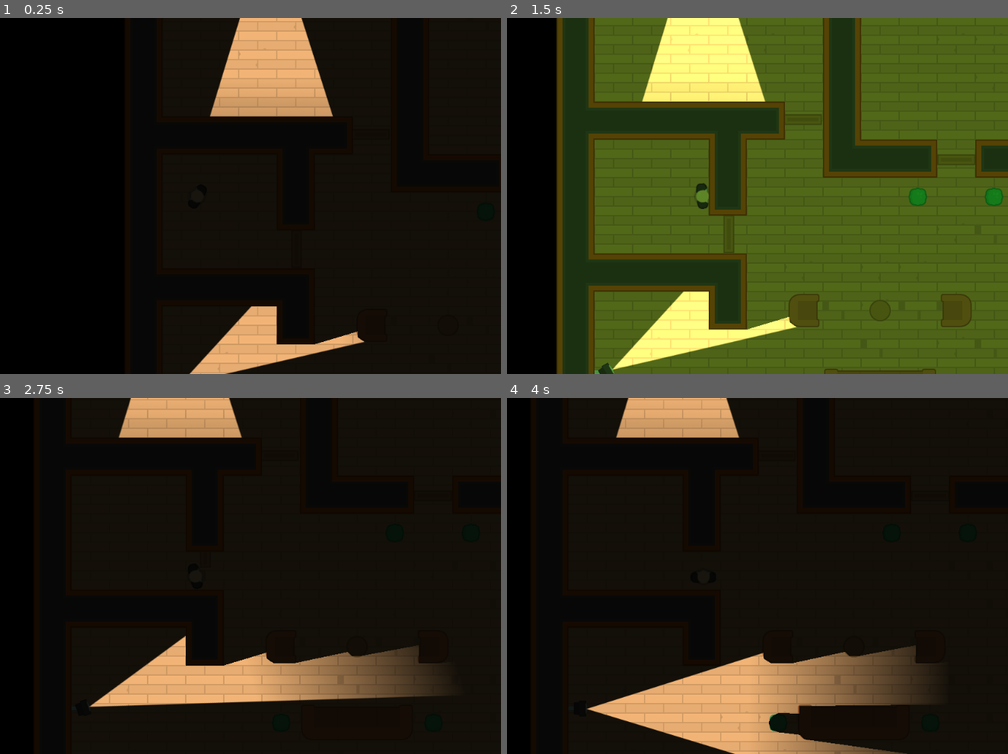
Above: before the commit, frames 1-4 (two rows, left to right).
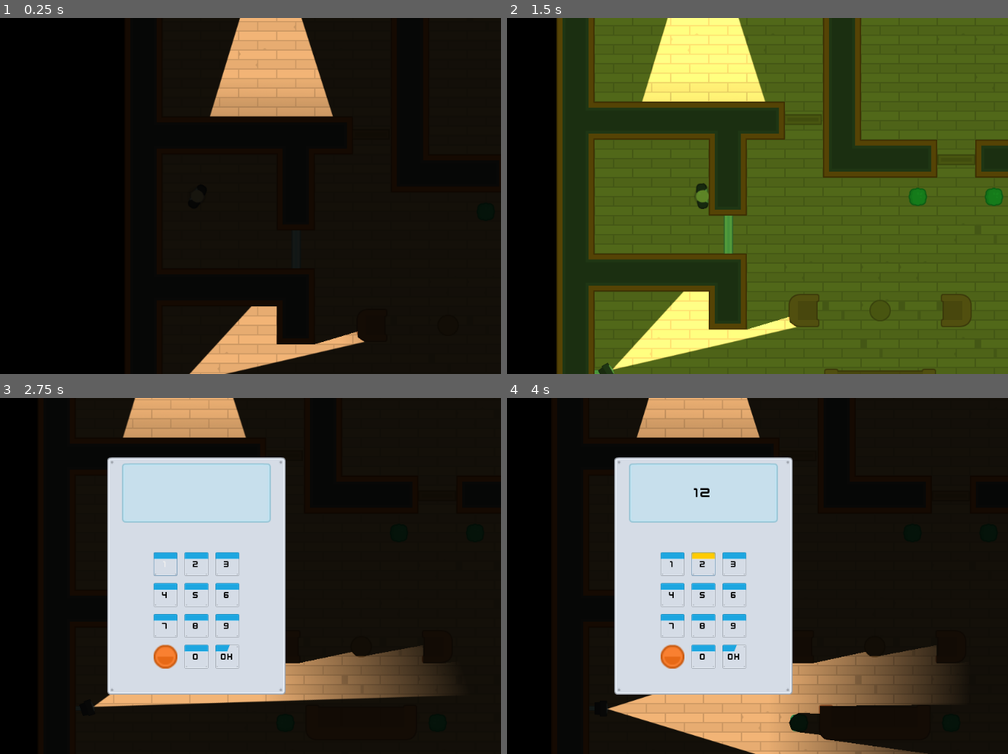
Above: after the commit, the same moments.

Repository: ColinJWright/HeistMeisters
Game: Godot game, scene res://Levels/Level1.tscn
Two runs of this game, one before a commit and one after it. Both use one fixed random seed, a clock stepped at 60 frames per second and the inputs below.
Inputs (mouse positions are in pixels of both pictures, inside the frame that each line leads up to):
- Up to frame 1 (0.25 s): no input
- Up to frame 2 (1.5 s): tap Enter at 0.5 s; move the mouse to (877, 135) at 0.52 s; hold D (move_right) 0.53-1.28 s; tap Space (toggle_vision_mode) at 0.6, 1.35 s; click (877, 135) at 0.67 s; move the mouse to (957, 174) at 1.27 s; hold S (move_down) from 1.28 s (still down); click (957, 174) at 1.42 s
- Up to frame 3 (2.75 s): move the mouse to (220, 568) at 2.02 s; release S (move_down) at 2.03 s; hold D (move_right) from 2.03 s (still down); tap Space (toggle_vision_mode) at 2.1 s; click (220, 568) at 2.17 s
- Up to frame 4 (4 s): release D (move_right) at 2.75 s; click (672, 565) at 2.75 s, where only the run after the commit has a clickable "1"; click (702, 565) at 3.5 s, where only the run after the commit has a clickable "2"

The runs differ from the first frame. In frame 2, 0.2% of the frame differs, in the area x 43-46%, y 55-67%; in frame 3, 24%; in frame 4, 27%, in the area x 15-89%, y 0-100%.
Error in both runs: Invalid get index '0' (on base: 'PoolVector2Array'). (res://Characters/NPCs/Guard.gd:23)

Commit message:
Lesson 59 complete. More work on number pads and combinations

Diff:
--- a/Doors/LockedDoor.gd
+++ b/Doors/LockedDoor.gd
@@ -8,3 +8,8 @@
 	if body.collision_layer == 1:
 		can_click = false
 		$CanvasLayer/Numpad.hide()
+
+
+func _on_Numpad_combination_correct():
+	open()
+	$CanvasLayer/Numpad.hide()
--- a/Doors/LockedDoor.tscn
+++ b/Doors/LockedDoor.tscn
@@ -16,3 +16,4 @@
 [node name="Numpad" parent="CanvasLayer" index="0" instance=ExtResource( 3 )]
 margin_right = 300.0
 margin_bottom = 400.0
+[connection signal="combination_correct" from="CanvasLayer/Numpad" to="." method="_on_Numpad_combination_correct"]
--- /dev/null
+++ b/Interface/Numpad.gd
@@ -0,0 +1,60 @@
+extends Popup
+
+var combination = [0,4,5,1]
+var guess = []
+
+onready var display = $VBoxContainer/DisplayContainer/Display
+onready var light = $VBoxContainer/ButtonContainer/GridContainer/StatusLight
+
+signal combination_correct
+
+func _ready():
+	connect_buttons()
+	reset_lock()
+
+func connect_buttons():
+	for child in $VBoxContainer/ButtonContainer/GridContainer.get_children():
+		if child is Button:
+			child.connect("pressed", self, "Button_pressed", [child.text])
+
+
+func Button_pressed(button):
+	if button == "OK":
+		check_guess()
+	else:
+		enter(int(button))
+
+
+func check_guess():
+	if guess == combination:
+		$AudioStreamPlayer.stream = load("res://SFX/threeTone1.ogg")
+		$AudioStreamPlayer.play()
+		light.texture = load("res://GFX/Interface/PNG/dotGreen.png")
+		$Timer.start()
+	else:
+		reset_lock()
+
+
+func enter(button):
+	$AudioStreamPlayer.stream = load("res://SFX/twoTone1.ogg")
+	$AudioStreamPlayer.play()
+	guess.append(button)
+	update_display()
+
+
+func update_display():
+	display.text = PoolStringArray(guess).join("")
+	if guess.size() == combination.size():
+		check_guess()
+
+
+
+func reset_lock():
+	light.texture = load("res://GFX/Interface/PNG/dotRed.png")
+	display.text = ""
+	guess.clear()
+
+
+func _on_Timer_timeout():
+	emit_signal("combination_correct")
+	reset_lock()
--- a/Interface/Numpad.tscn
+++ b/Interface/Numpad.tscn
@@ -11,22 +11,23 @@
 [ext_resource path="res://Interface/button_hover_style.tres" type="StyleBox" id=9]
 [ext_resource path="res://Interface/button_normal_style.tres" type="StyleBox" id=10]
 [ext_resource path="res://Interface/button_pressed_style.tres" type="StyleBox" id=11]
-
-[sub_resource type="DynamicFont" id=3]
+[ext_resource path="res://Interface/Numpad.gd" type="Script" id=12]
+
+[sub_resource type="DynamicFont" id=1]
 font_data = ExtResource( 8 )
 
-[sub_resource type="DynamicFont" id=1]
+[sub_resource type="DynamicFont" id=2]
 size = 24
 font_data = ExtResource( 3 )
 
-[sub_resource type="Theme" id=2]
-default_font = SubResource( 1 )
+[sub_resource type="Theme" id=3]
+default_font = SubResource( 2 )
 Button/colors/font_color = Color( 0, 0, 0, 1 )
 Button/colors/font_color_disabled = Color( 0.9, 0.9, 0.9, 0.2 )
 Button/colors/font_color_hover = Color( 0, 0, 0, 1 )
 Button/colors/font_color_pressed = Color( 0, 0, 0, 1 )
 Button/constants/hseparation = 2
-Button/fonts/font = SubResource( 3 )
+Button/fonts/font = SubResource( 1 )
 Button/styles/disabled = null
 Button/styles/focus = null
 Button/styles/hover = ExtResource( 9 )
@@ -46,9 +47,9 @@
 region_rect = Rect2( 0, 0, 100, 100 )
 
 [node name="Numpad" type="Popup"]
-visible = true
 rect_min_size = Vector2( 300, 400 )
-theme = SubResource( 2 )
+theme = SubResource( 3 )
+script = ExtResource( 12 )
 __meta__ = {
 "_edit_use_anchors_": true
 }
@@ -94,13 +95,15 @@
 patch_margin_right = 4
 patch_margin_bottom = 4
 
-[node name="Label" type="Label" parent="VBoxContainer/DisplayContainer"]
+[node name="Display" type="Label" parent="VBoxContainer/DisplayContainer"]
 margin_left = 100.0
 margin_top = 36.0
 margin_right = 180.0
 margin_bottom = 63.0
+size_flags_horizontal = 3
 custom_colors/font_color = Color( 0, 0, 0, 1 )
 text = "Test"
+align = 1
 
 [node name="ButtonContainer" type="CenterContainer" parent="VBoxContainer"]
 margin_top = 150.0
@@ -206,3 +209,10 @@
 custom_styles/pressed = SubResource( 5 )
 custom_styles/normal = SubResource( 6 )
 text = "OK"
+
+[node name="AudioStreamPlayer" type="AudioStreamPlayer" parent="."]
+
+[node name="Timer" type="Timer" parent="."]
+wait_time = 0.75
+one_shot = true
+[connection signal="timeout" from="Timer" to="." method="_on_Timer_timeout"]
--- a/Levels/Level1.tscn
+++ b/Levels/Level1.tscn
@@ -70,26 +70,22 @@
 [node name="Door2" parent="Doors" index="1" instance=ExtResource( 4 )]
 position = Vector2( 478.056, 94.2738 )
 
-[node name="Door3" parent="Doors" index="2" instance=ExtResource( 4 )]
-position = Vector2( 353.463, 287.333 )
-rotation = 1.5708
-
-[node name="Door5" parent="Doors" index="3" instance=ExtResource( 4 )]
+[node name="Door5" parent="Doors" index="2" instance=ExtResource( 4 )]
 position = Vector2( 991.299, 991.676 )
 rotation = 1.5708
 
-[node name="Door6" parent="Doors" index="4" instance=ExtResource( 4 )]
+[node name="Door6" parent="Doors" index="3" instance=ExtResource( 4 )]
 position = Vector2( 351.959, 733.364 )
 
-[node name="Door7" parent="Doors" index="5" instance=ExtResource( 4 )]
+[node name="Door7" parent="Doors" index="4" instance=ExtResource( 4 )]
 position = Vector2( 670.901, 732.473 )
 
-[node name="Door8" parent="Doors" index="6" instance=ExtResource( 4 )]
+[node name="Door8" parent="Doors" index="5" instance=ExtResource( 4 )]
 position = Vector2( 1248.6, 287.639 )
 
-[node name="Door9" parent="Doors" index="7" instance=ExtResource( 4 )]
+[node name="Door9" parent="Doors" index="6" instance=ExtResource( 4 )]
 position = Vector2( 1631, 285.957 )
 
 [node name="LockedDoor" parent="LockedDoors" index="0" instance=ExtResource( 5 )]
-position = Vector2( 992, 480.357 )
+position = Vector2( 352.818, 287.882 )
 rotation = 1.5708
Not shown: 1 places in Interface/Numpad.tscn that only renumber resources
Not shown, changed: SFX/threeTone1.ogg.import
Not shown, changed: SFX/twoTone1.ogg.import
